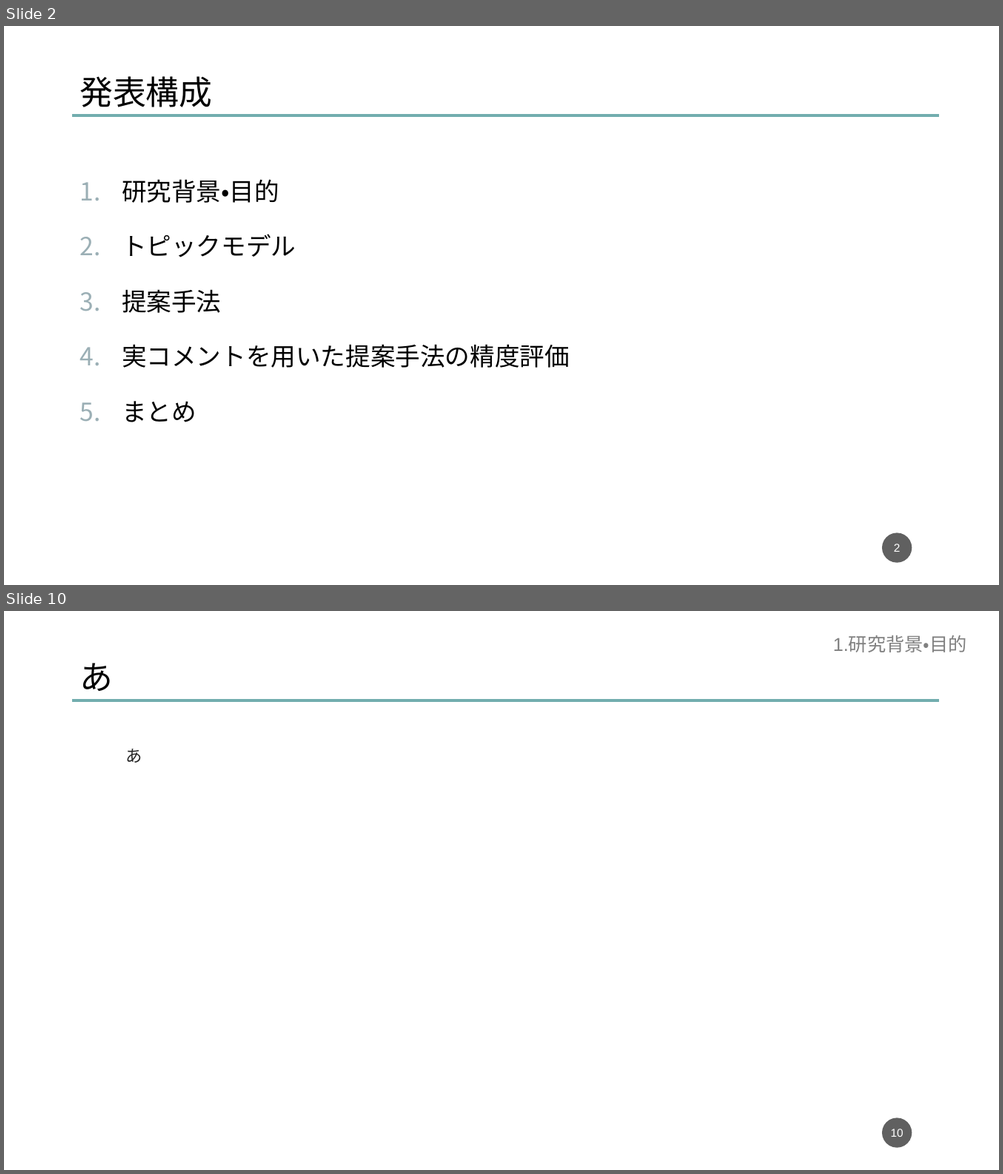
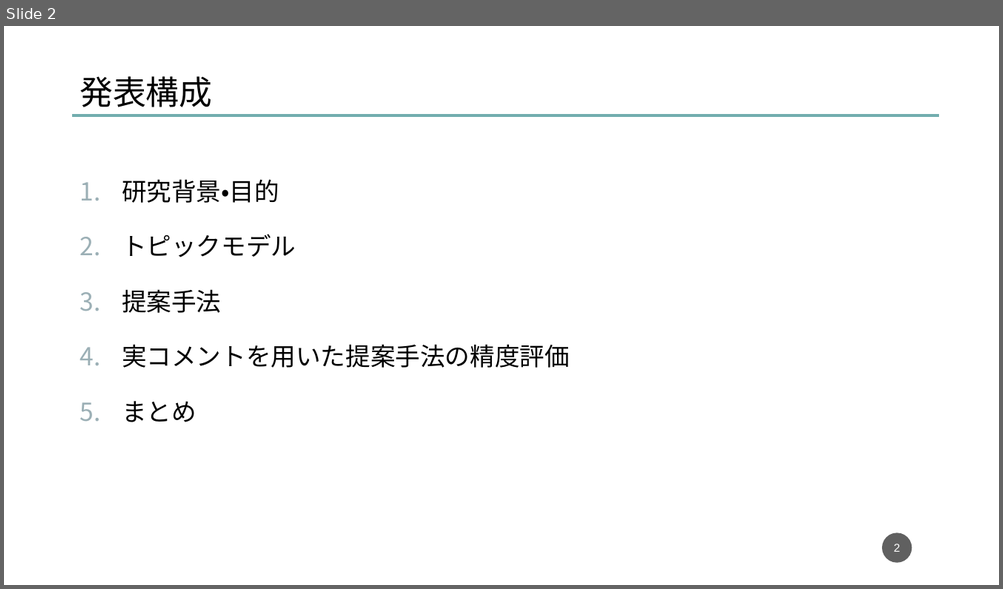
Before and after one commit to dora937nishikori/investigation, a slide deck: 修論/修論発表資料.pptx. Shown one above the other, each under a label of ours: slides 2 and 10 before the commit, slide 2 after it; the slides between them are not shown. The pictures are 1003x1174 and 1003x589 pixels, drawn with LibreOffice and Linux fonts; fonts in the diff are those of the drawing. Boxes give left, top, right and bottom in pixels: in the first picture for what was removed or moved away, otherwise in the second. Text is boxed around its words. In the diff, an @@ line names an element or a change of style, - is before the commit and + after.

```diff
--- a/修論/修論発表資料.pptx
+++ b/修論/修論発表資料.pptx
@@ slide 10 removed at bbox=[4, 611, 999, 1170], background #FFFFFF @@
@@ text removed at bbox=[833, 636, 967, 652] @@
-1.研究背景・目的
@@ text removed at bbox=[79, 663, 113, 691] @@
-あ
@@ line removed from (73, 701) to (939, 701) @@
@@ text removed at bbox=[125, 749, 142, 763] @@
-  あ
@@ page number removed at bbox=[882, 1119, 912, 1148] @@
-10
```
Also in this commit, not shown: 6 slides changed, 8 slides added, 1 other slide removed, 7 other files.
